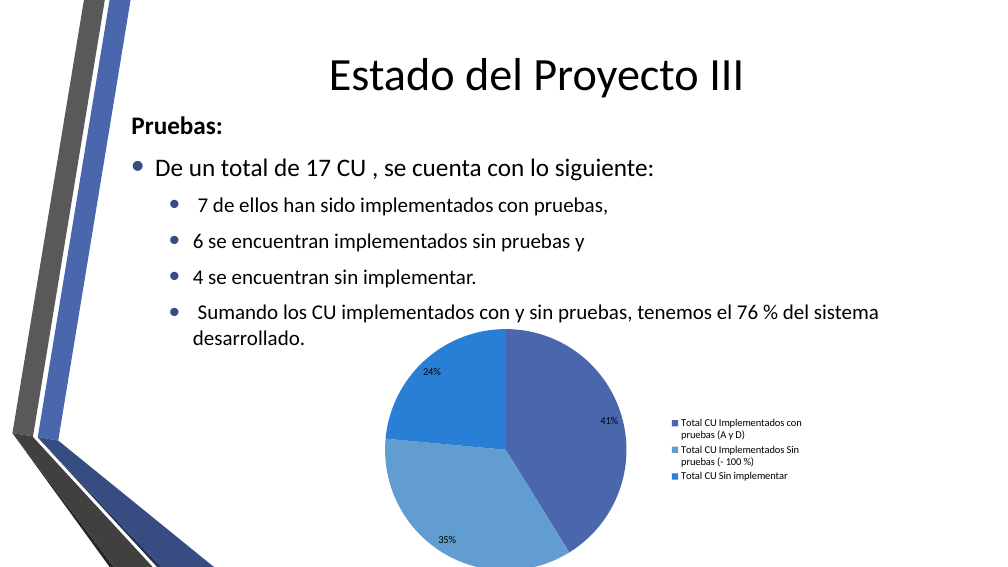
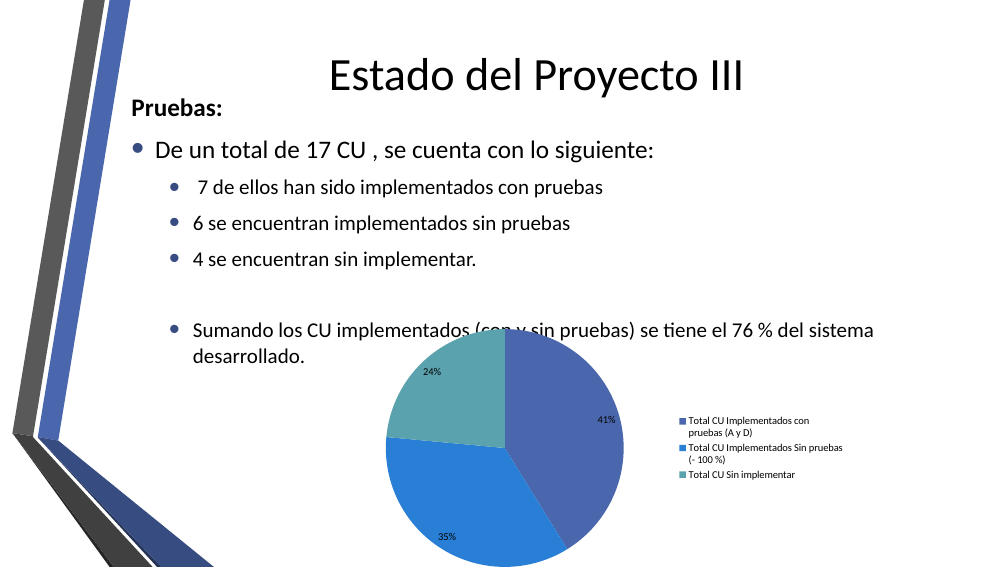
Before and after one commit to fge23/Sistema-VASPA, a slide deck: slide 15 of Presentaciones/presentacion vaspa - 12 - Noviembre 2019.pptx. Drawn at 1008x567 pixels with LibreOffice and Linux fonts; fonts in the diff are those of the drawing; background and template pictures are left out. Boxes give left, top, right and bottom in pixels: in the first picture for what was removed or moved away, otherwise in the second. Text is boxed around its words. In the diff, an @@ line names an element or a change of style, - is before the commit and + after.

```diff
--- a/Presentaciones/presentacion vaspa - 12 - Noviembre 2019.pptx
+++ b/Presentaciones/presentacion vaspa - 12 - Noviembre 2019.pptx
@@ text at (x1=193, y1=179, x2=603, y2=234): text changed @@
-  • 7 de ellos han sido implementados con pruebas,
-  • 6 se encuentran implementados sin pruebas y
+  • 7 de ellos han sido implementados con pruebas
+  • 6 se encuentran implementados sin pruebas
@@ text at (x1=193, y1=322, x2=874, y2=363): text changed @@
-  • Sumando los CU implementados con y sin pruebas, tenemos el 76 % del sistema desarrollado.
+  • Sumando los CU implementados (con y sin pruebas) se tiene el 76 % del sistema desarrollado.
@@ pie chart at (x1=333, y1=319, x2=852, y2=567) @@
@@ data labels of Series 1 changed @@
@@ colours of single points changed @@
@@ legend changed @@
@@ pie chart resized from (x1=343, y1=319, x2=811, y2=567) to (x1=333, y1=319, x2=852, y2=567) @@
```
Also in this commit, not shown: 7 other slides changed, 1 slide added.
